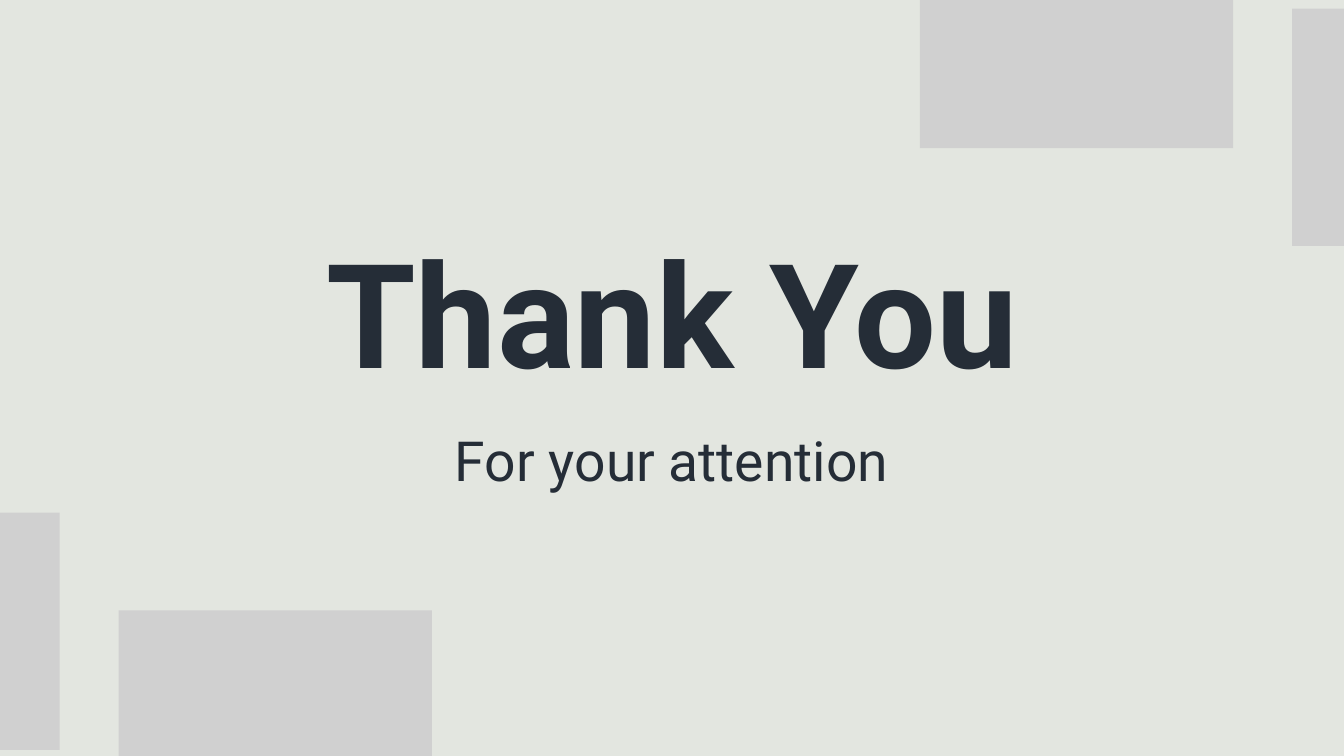
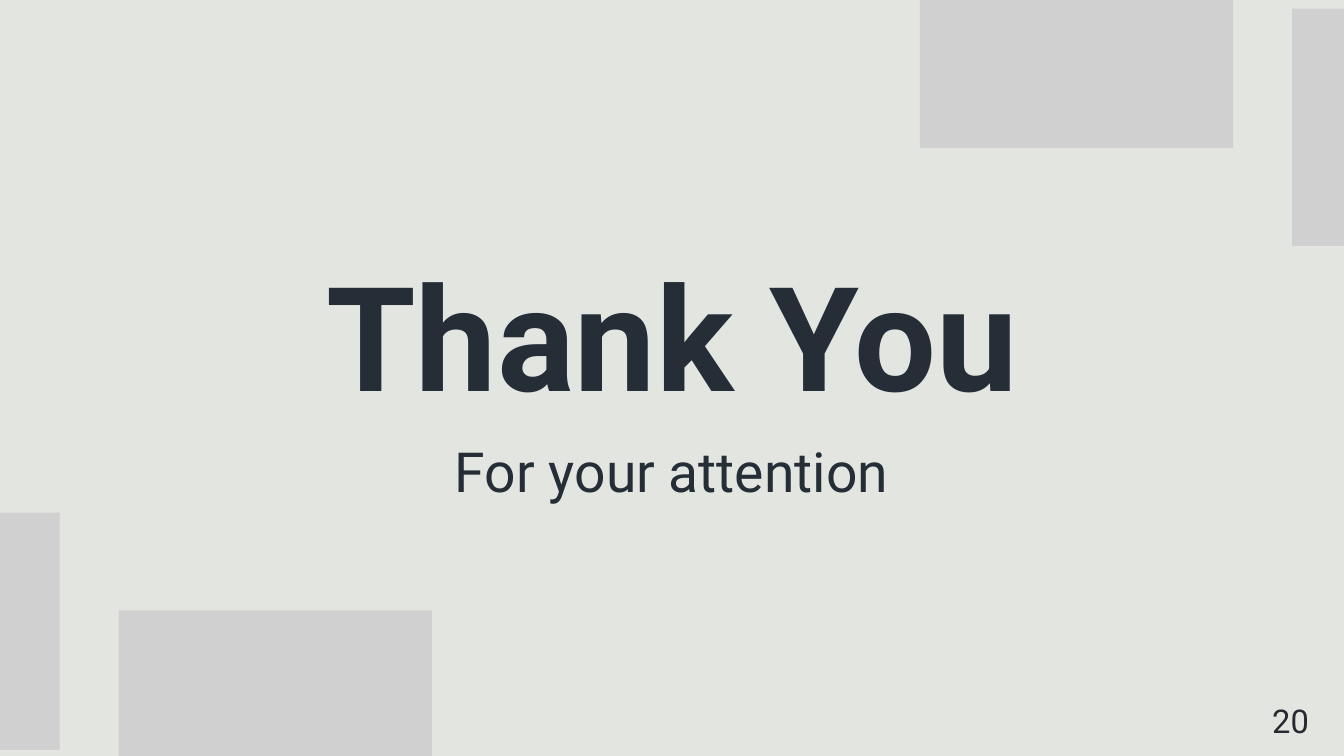
Before and after one commit to OmerFatal/FinalProject_Parkinson-s_Visualization, a slide deck: slide 20 of Capstone Project Phase 1 -Presentation.pptx (slide 17 before the commit). Drawn at 1344x756 pixels with LibreOffice and Linux fonts; fonts in the diff are those of the drawing; grey boxes stand for pictures. Boxes give left, top, right and bottom in pixels: in the first picture for what was removed or moved away, otherwise in the second. Text is boxed around its words. In the diff, an @@ line names an element or a change of style, - is before the commit and + after.

```diff
--- a/Capstone Project Phase 1 -Presentation.pptx
+++ b/Capstone Project Phase 1 -Presentation.pptx
@@ text "Thank You" at (326, 282, 1018, 393): line spacing 124.3pt to 0.8 @@
@@ text "For your attention" at (455, 452, 888, 504): line spacing 59.3pt to 1 @@
@@ text added at (1272, 709, 1309, 734), 35 pt, text #252930 @@
+20
```
Also in this commit, not shown: 15 other slides changed, 4 slides added, 1 slide removed.
